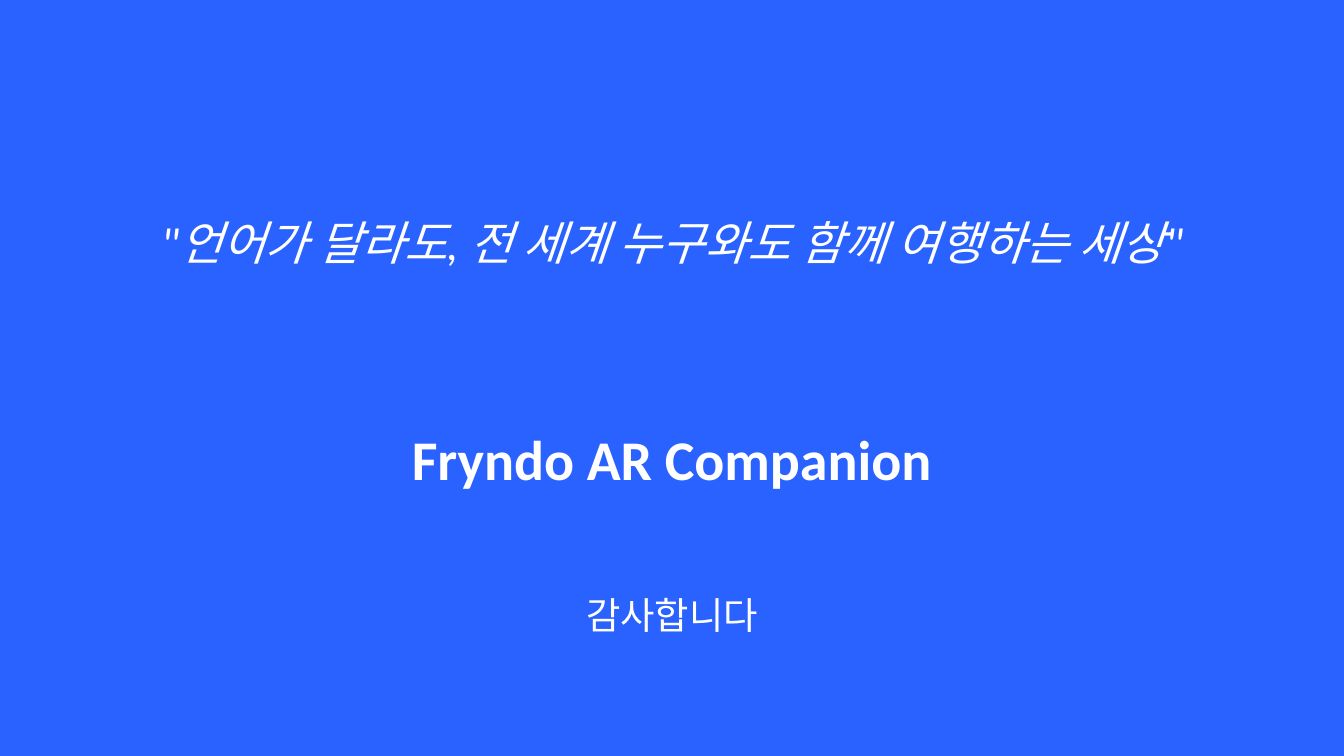
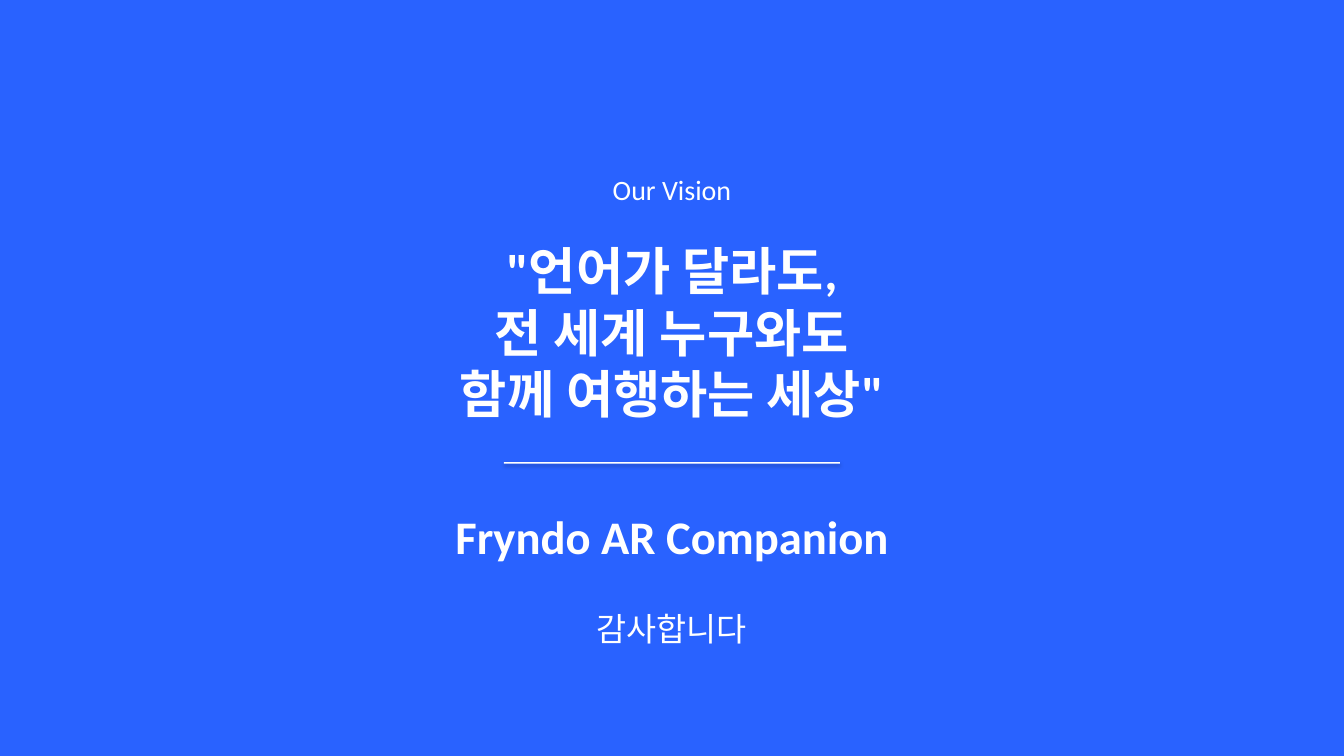
Before and after one commit to araeLaver/down, a slide deck: slide 20 of docs/Fryndo_AR_Companion_IR.pptx (slide 10 before the commit). Drawn at 1344x756 pixels with LibreOffice and Linux fonts; fonts in the diff are those of the drawing. Boxes give left, top, right and bottom in pixels: in the first picture for what was removed or moved away, otherwise in the second. Text is boxed around its words. In the diff, an @@ line names an element or a change of style, - is before the commit and + after.

```diff
--- a/docs/Fryndo_AR_Companion_IR.pptx
+++ b/docs/Fryndo_AR_Companion_IR.pptx
@@ text added at [613,180,731,200], 24 pt, text #FFFFFF @@
+Our Vision
@@ text ""언어가 달라도, 전 세계 누구와도 ...": place and size @@
-text ""언어가 달라도, 전 세계 누구와도 ..." at [179,221,1165,264]
+text ""언어가 달라도, 전 세계 누구와도 ..." at [460,247,884,418]
@@ text ""언어가 달라도, 전 세계 누구와도 ..." at [460,247,884,418]: size 40 to 44 pt, bold on, italic off @@
@@ rectangle added at [504,462,840,464], fill #FFFFFF @@
@@ text "Fryndo AR Companion": place and size @@
-text "Fryndo AR Companion" at [412,440,932,489]
+text "Fryndo AR Companion" at [455,521,888,562]
@@ text "Fryndo AR Companion" at [455,521,888,562]: size 48 to 40 pt @@
@@ text "감사합니다": place and size @@
-text "감사합니다" at [586,598,758,632]
+text "감사합니다" at [597,613,747,644]
@@ text "감사합니다" at [597,613,747,644]: size 32 to 28 pt @@
```
Also in this commit, not shown: 6 other slides changed, 14 slides added, 3 slides removed, 1 other file.
